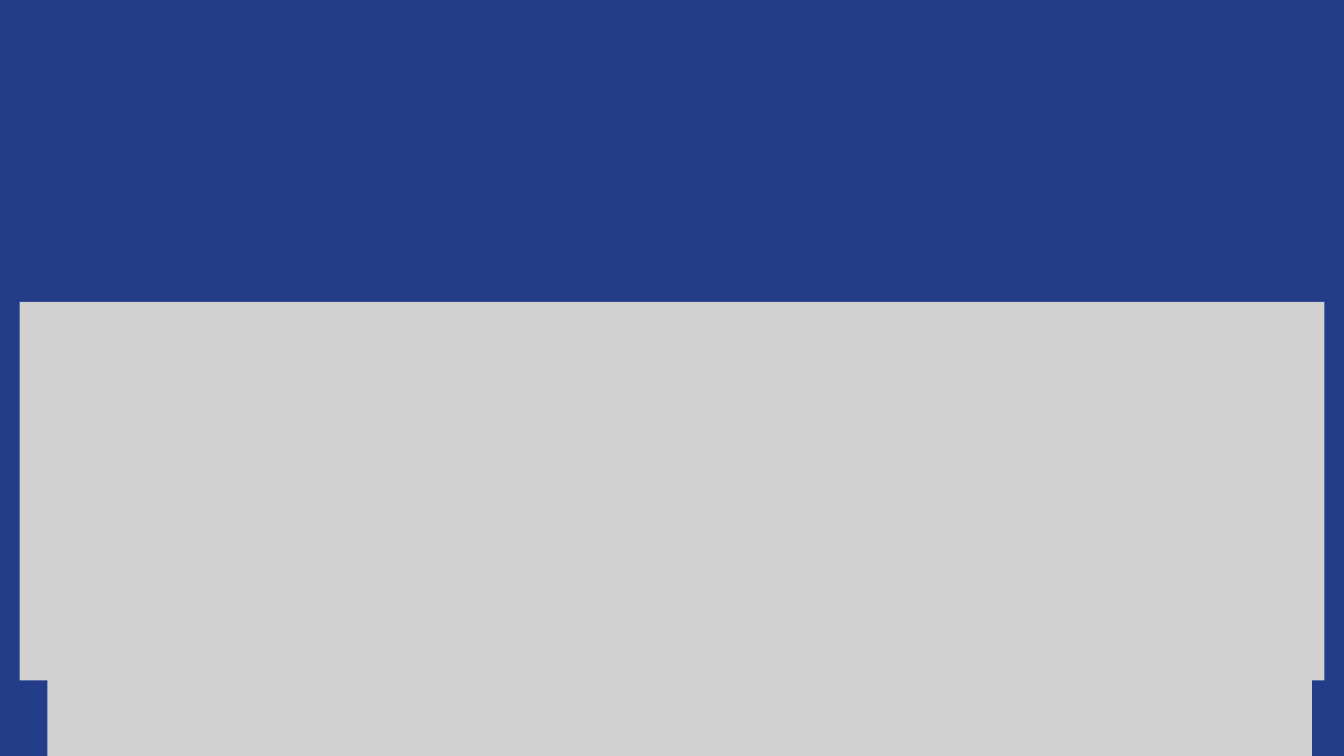
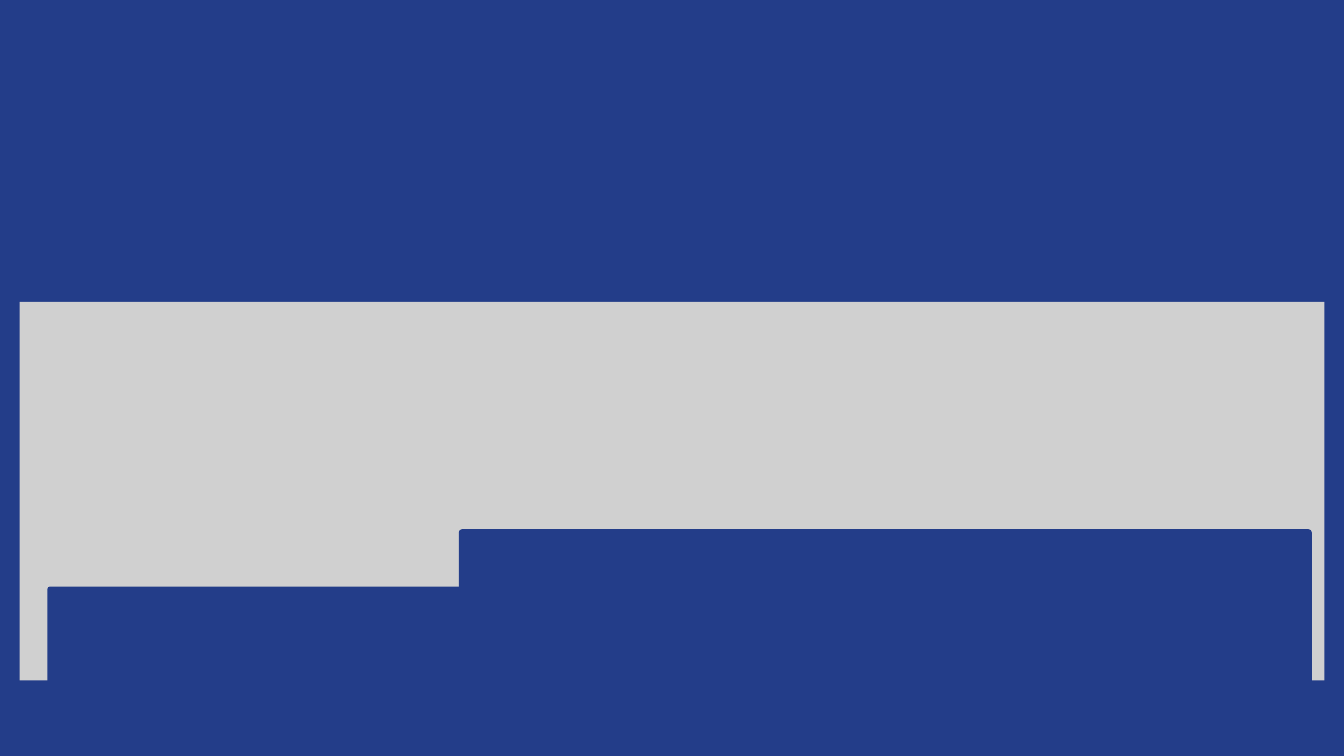
Before and after one commit to Liche008/Eng-Soft2-Grupo2, a slide deck: slide 30 of Apresentacao.pptx (slide 31 before the commit). Drawn at 1344x756 pixels with LibreOffice and Linux fonts; fonts in the diff are those of the drawing; grey boxes stand for pictures. Boxes give left, top, right and bottom in pixels: in the first picture for what was removed or moved away, otherwise in the second. Text is boxed around its words. In the diff, an @@ line names an element or a change of style, - is before the commit and + after.

```diff
--- a/Apresentacao.pptx
+++ b/Apresentacao.pptx
@@ picture at bbox=[19, 302, 1325, 680]: outline redrawn @@
@@ picture removed at bbox=[459, 519, 1312, 756] @@
@@ freeform shape added at bbox=[459, 530, 1312, 756], fill #233D89 @@
@@ picture removed at bbox=[48, 576, 1297, 756] @@
@@ freeform shape added at bbox=[48, 587, 1297, 756], fill #233D89 @@
```
Also in this commit, not shown: 27 other slides changed, 6 slides added, 7 slides removed.
